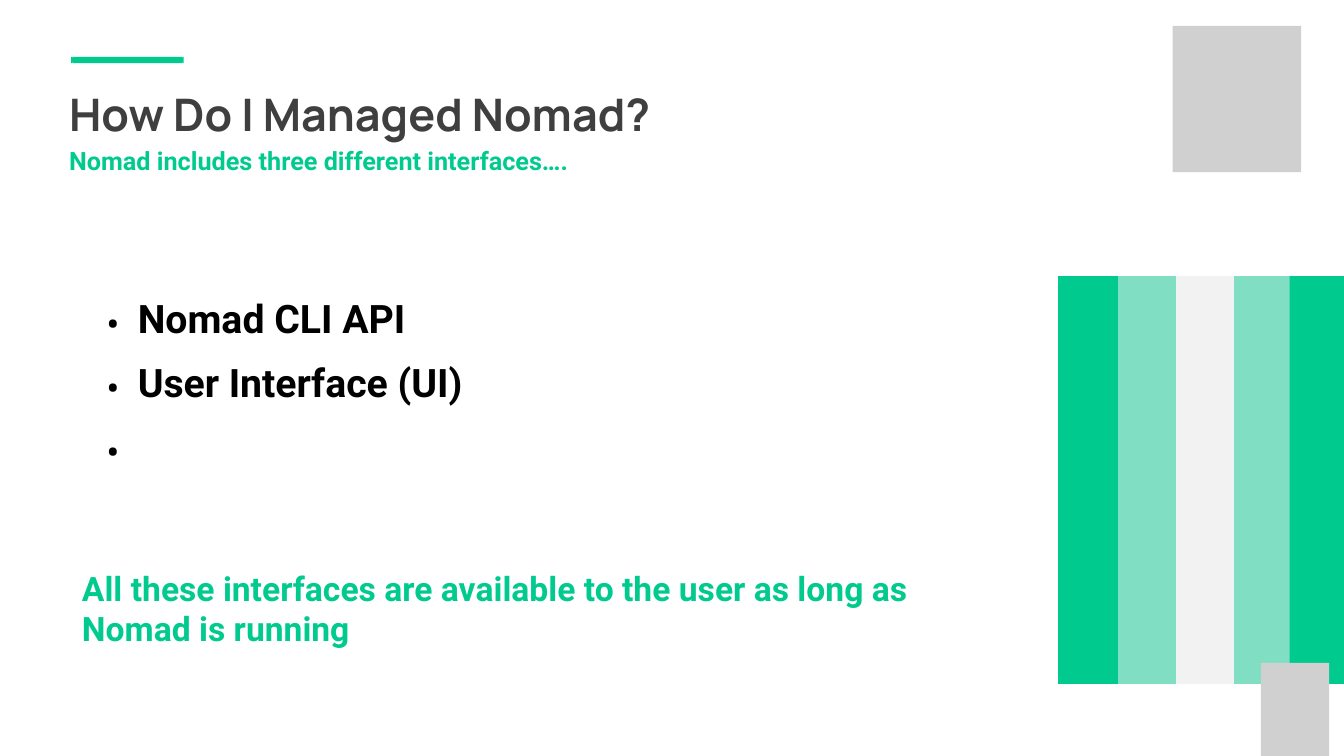
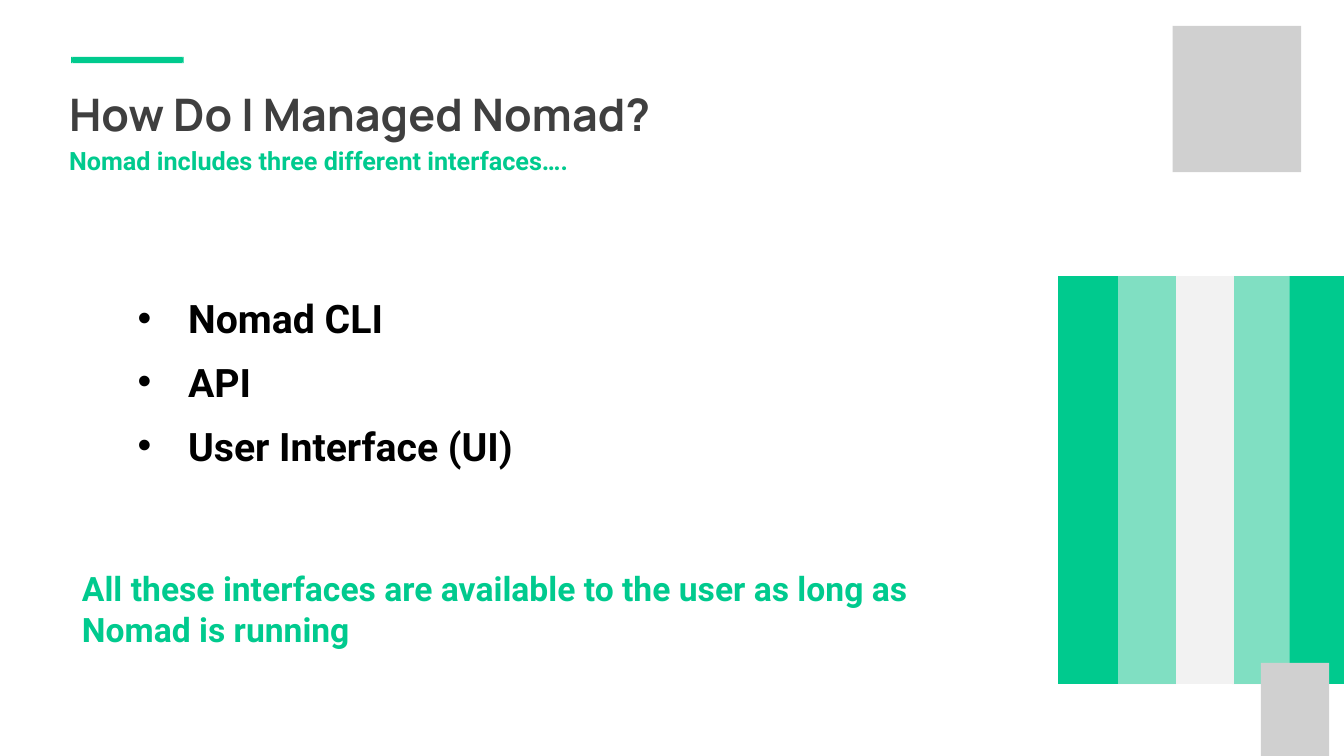
Before and after one commit to sahil7879/nomad-training, a slide deck: slide 2 of 3-Interacting_with_Nomad.pptx. Drawn at 1344x756 pixels with LibreOffice and Linux fonts; fonts in the diff are those of the drawing; grey boxes stand for pictures; background and template pictures are left out. Boxes give left, top, right and bottom in pixels: in the first picture for what was removed or moved away, otherwise in the second. Text is boxed around its words. In the diff, an @@ line names an element or a change of style, - is before the commit and + after.

```diff
--- a/3-Interacting_with_Nomad.pptx
+++ b/3-Interacting_with_Nomad.pptx
@@ text removed at [106, 282, 120, 469] @@
-• • •
@@ text at [188, 303, 513, 470]: text changed @@
-Nomad CLI API User Interface (UI)
+• Nomad CLI
+• API
+• User Interface (UI)
```
Also in this commit, not shown: 9 other slides changed, 2 other files.
